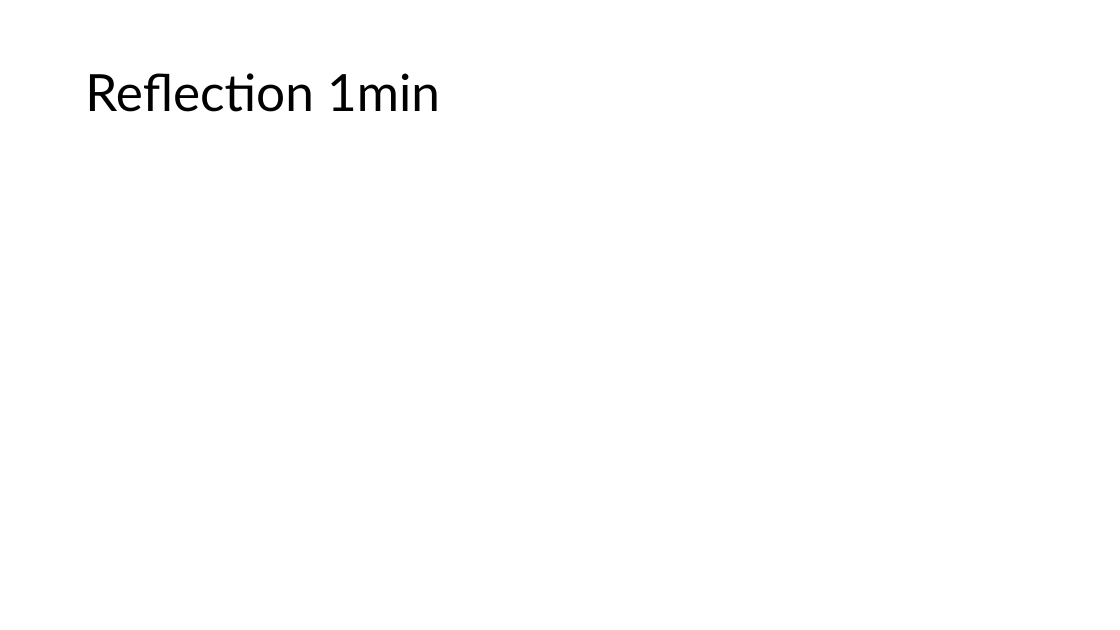
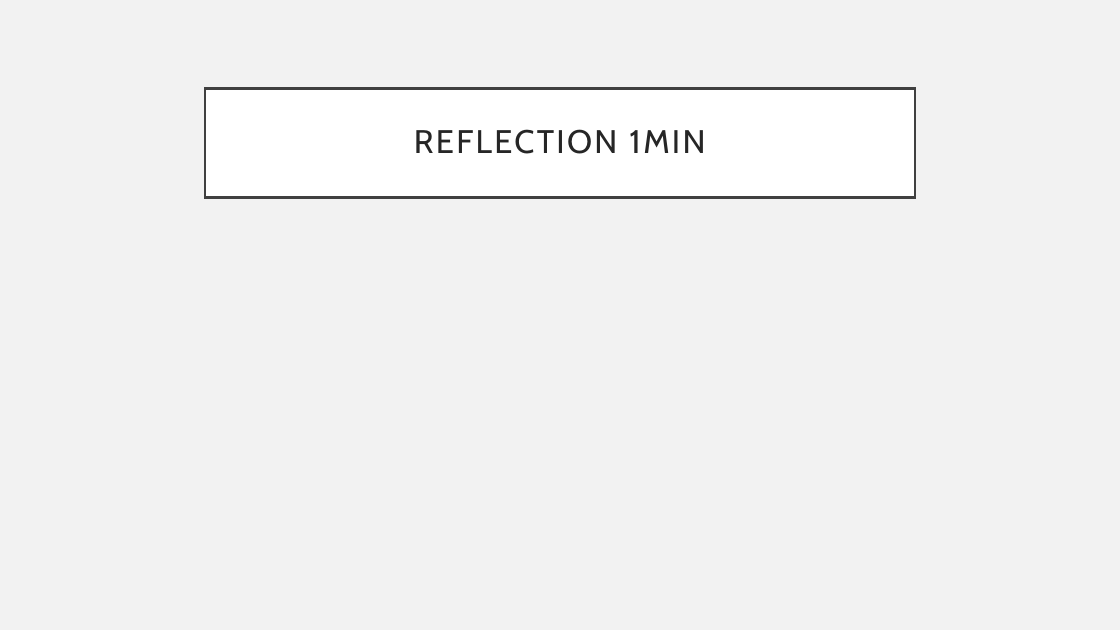
Before and after one commit to Osterie/IDATA2301_IDATA2306_GROUP_7, a slide deck: slide 14 of group7-idata2301-idata2306-presentation.pptx (slide 13 before the commit). Drawn at 1120x630 pixels with LibreOffice and Linux fonts; fonts in the diff are those of the drawing. Boxes give left, top, right and bottom in pixels: in the first picture for what was removed or moved away, otherwise in the second. Text is boxed around its words. In the diff, an @@ line names an element or a change of style, - is before the commit and + after.

```diff
--- a/group7-idata2301-idata2306-presentation.pptx
+++ b/group7-idata2301-idata2306-presentation.pptx
@@ background #FFFFFF to #F2F2F2 @@
@@ title "REFLECTION 1MIN": place and size @@
-title "REFLECTION 1MIN" at box(85, 73, 440, 112)
+title "REFLECTION 1MIN" at box(205, 88, 915, 197)
@@ title "REFLECTION 1MIN" at box(205, 88, 915, 197): fill none to #FFFFFF; outline none to #404040 2.5 pt @@
@@ title at box(414, 129, 705, 154): text changed; size 44 to 28 pt; font Lato to Cabin; text colour #000000 to #262626 @@
-Reflection 1min
+REFLECTION 1MIN
```
Also in this commit, not shown: 20 other slides changed, 1 slide added.
